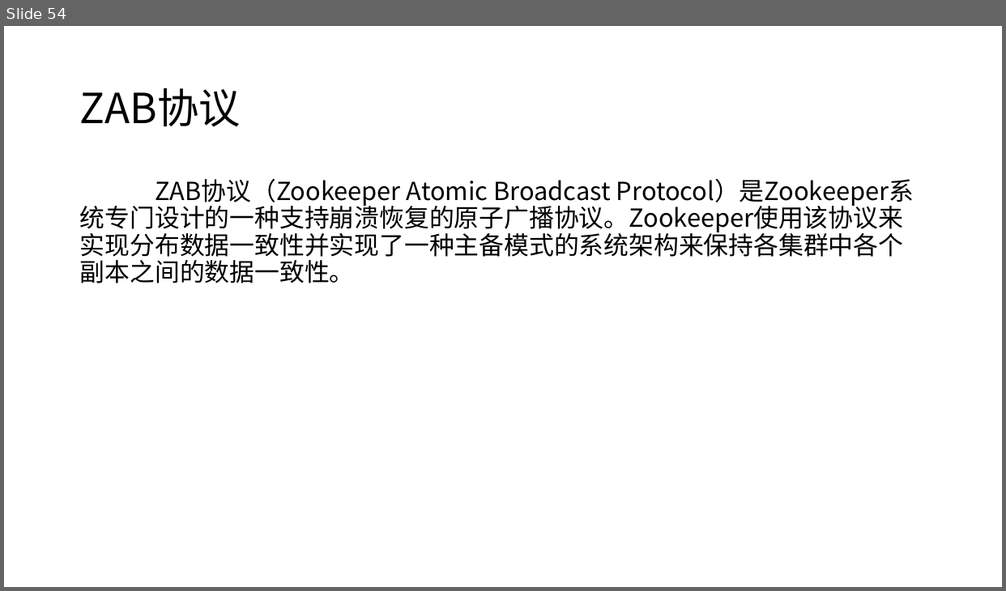
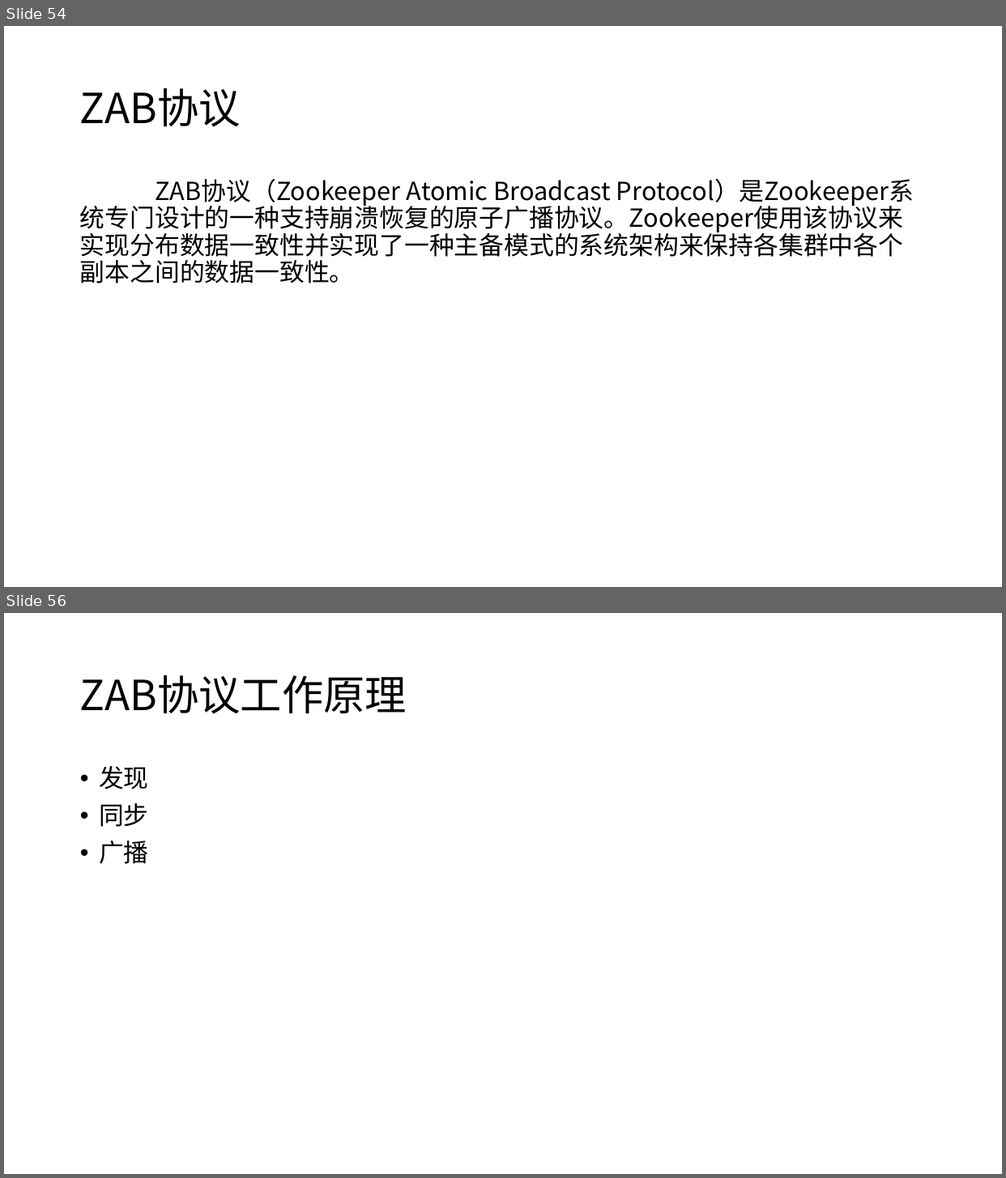
Before and after one commit to moxingwang/zookeeper, a slide deck: zookeeper.pptx. Shown one above the other, each under a label of ours: slide 54 before the commit, slides 54 and 56 after it; the slides between them are not shown. The pictures are 1006x591 and 1006x1178 pixels, drawn with LibreOffice and Linux fonts; fonts in the diff are those of the drawing. Boxes give left, top, right and bottom in pixels: in the first picture for what was removed or moved away, otherwise in the second. Text is boxed around its words. In the diff, an @@ line names an element or a change of style, - is before the commit and + after.

```diff
--- a/zookeeper.pptx
+++ b/zookeeper.pptx
@@ slide 56 added at (4, 613, 1002, 1174), background #FFFFFF @@
@@ title added at (80, 675, 407, 714), 40 pt, text #000000 @@
+ZAB协议工作原理
@@ text added at (99, 766, 149, 864), 24 pt, text #000000 @@
+• 发现
+• 同步
+• 广播
```
Also in this commit, not shown: 52 other slides added, 5 slides removed.
